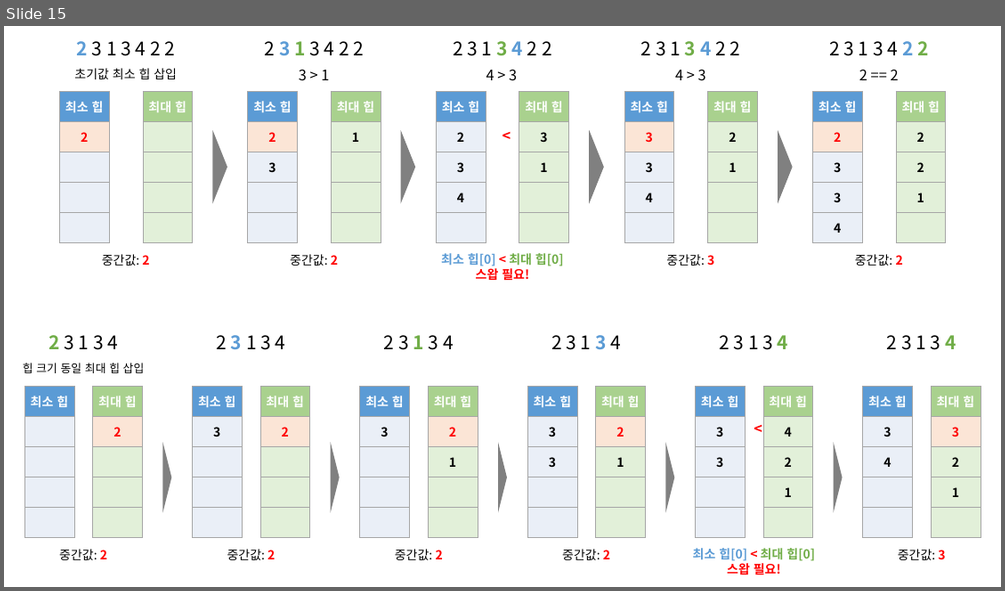
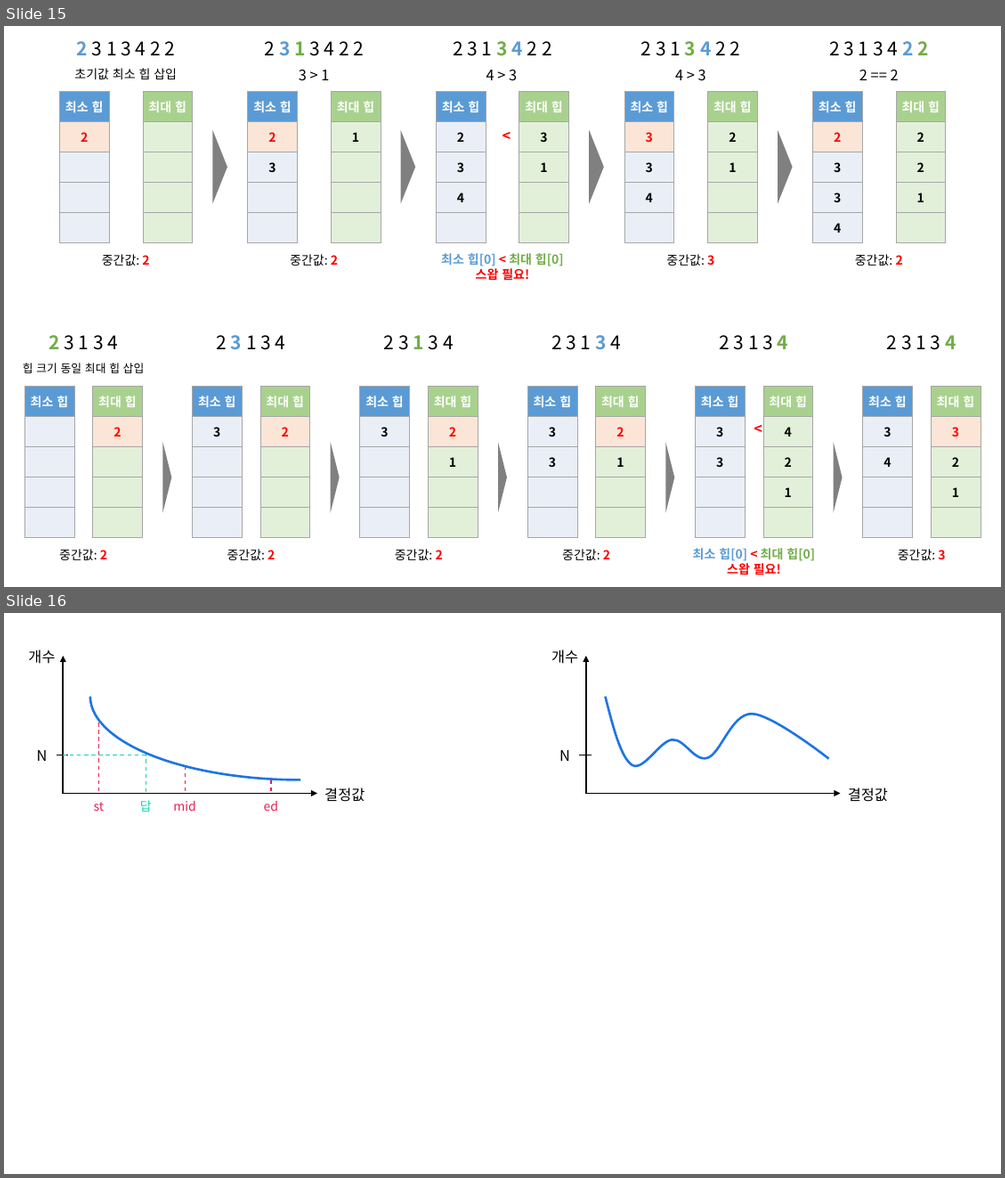
Before and after one commit to siwon-park/Algorithm-DataStructure, a slide deck: 기타/pptx.pptx. Shown one above the other, each under a label of ours: slide 15 before the commit, slides 15 and 16 after it. The pictures are 1005x591 and 1005x1178 pixels, drawn with LibreOffice and Linux fonts; fonts in the diff are those of the drawing. Boxes give left, top, right and bottom in pixels: in the first picture for what was removed or moved away, otherwise in the second. Text is boxed around its words. In the diff, an @@ line names an element or a change of style, - is before the commit and + after.

```diff
--- a/기타/pptx.pptx
+++ b/기타/pptx.pptx
@@ slide 16 added at [4, 613, 1001, 1174], background #FFFFFF @@
@@ arc (boxed as its full ellipse) added at [90, 613, 511, 779], outline #1D75E5 2.25 pt @@
@@ text added at [28, 649, 55, 664], 14 pt, text #000000 @@
+개수
@@ arrow added from (63, 794) to (63, 656), #000000 1.5 pt @@
@@ text added at [551, 649, 578, 664], 14 pt, text #000000 @@
+개수
@@ arrow added from (586, 794) to (586, 656), #000000 1.5 pt @@
@@ freeform shape added at [606, 697, 829, 766], outline #1D75E5 2.25 pt @@
@@ line added from (99, 722) to (99, 793), #E62154 1 pt dashed @@
@@ text added at [37, 750, 48, 761], 14 pt, text #000000 @@
+N
@@ line added from (57, 755) to (68, 755), #000000 0.75 pt @@
@@ line added from (146, 755) to (63, 755), #15D3B2 1 pt dashed @@
@@ line added from (146, 752) to (146, 793), #15D3B2 1 pt dashed @@
@@ line added from (185, 765) to (185, 793), #E62154 1 pt dashed @@
@@ text added at [559, 750, 570, 761], 14 pt, text #000000 @@
+N
@@ line added from (579, 755) to (591, 755), #000000 0.75 pt @@
@@ arrow added from (63, 793) to (317, 793), #000000 1.5 pt @@
@@ line added from (271, 779) to (271, 793), #E62154 1 pt dashed @@
@@ text added at [324, 787, 364, 802], 14 pt, text #000000 @@
+결정값
@@ arrow added from (586, 793) to (840, 793), #000000 1.5 pt @@
@@ text added at [848, 787, 888, 802], 14 pt, text #000000 @@
+결정값
@@ text added at [94, 802, 104, 811], 12 pt, text #E62154 @@
+st
@@ text added at [140, 800, 152, 811], 12 pt, text #15D3B2 @@
+답
@@ text added at [173, 801, 195, 811], 12 pt, text #E62154 @@
+mid
@@ text added at [264, 801, 278, 811], 12 pt, text #E62154 @@
+ed
```
Also in this commit, not shown: 1 other file.
